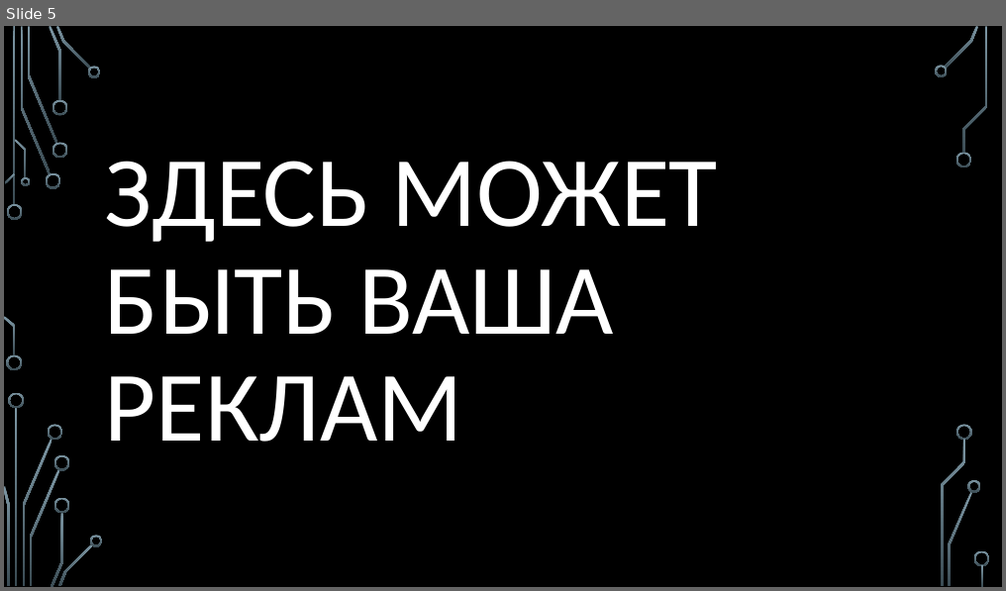
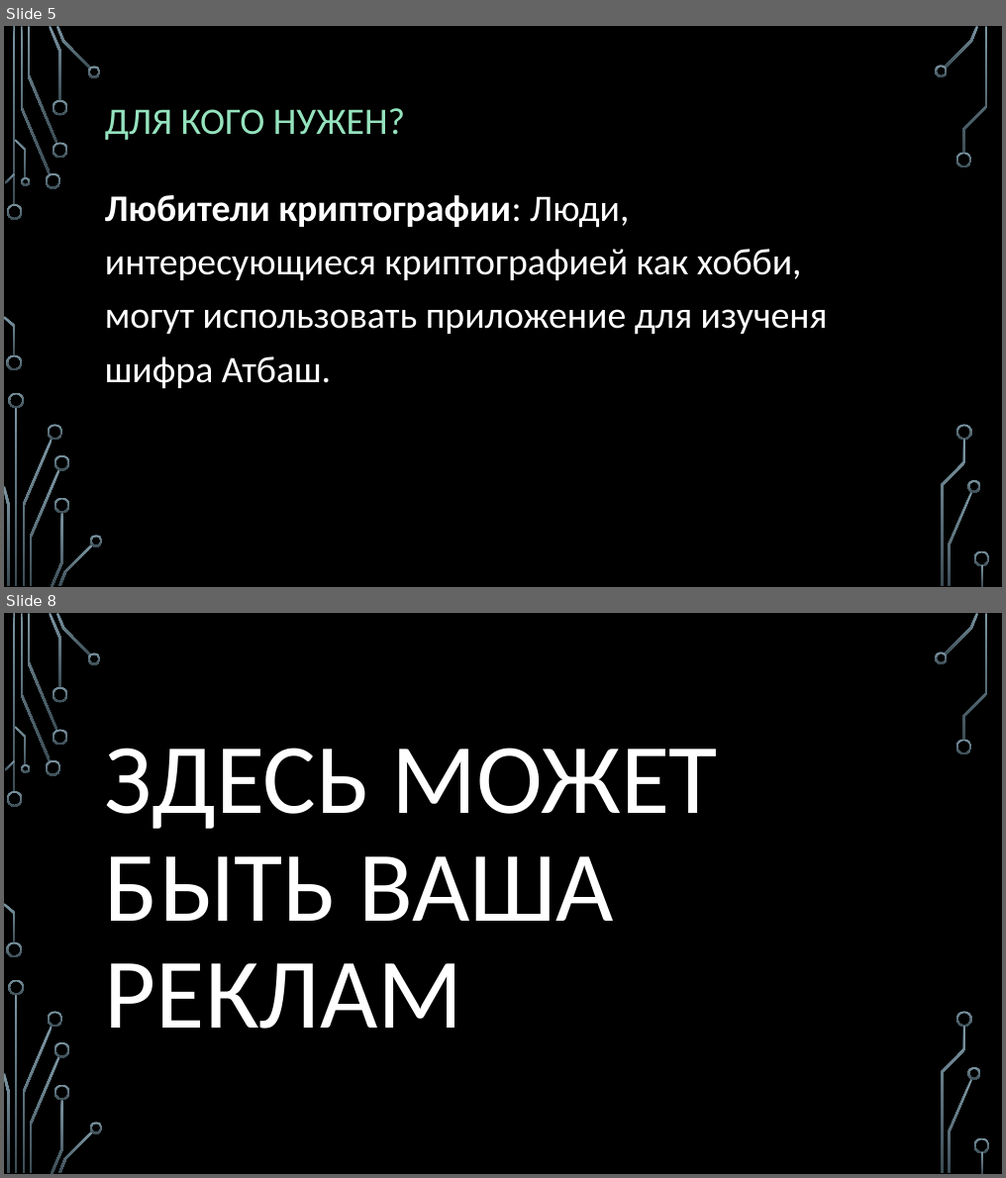
Before and after one commit to astrahanin/project-SOH, a slide deck: ПРИЛОЖЕНИЕ ДЛЯ ШИФРОВАНИЯ И РАСШИФРОВАНИЯ ШТФРОМ Атбаш.pptx. Shown one above the other, each under a label of ours: slide 5 before the commit, slides 5 and 8 after it; the slides between them are not shown. The pictures are 1006x591 and 1006x1178 pixels, drawn with LibreOffice and Linux fonts; fonts in the diff are those of the drawing; background and template pictures are left out. Boxes give left, top, right and bottom in pixels: in the first picture for what was removed or moved away, otherwise in the second. Text is boxed around its words. In the diff, an @@ line names an element or a change of style, - is before the commit and + after.

```diff
--- a/ПРИЛОЖЕНИЕ ДЛЯ ШИФРОВАНИЯ И РАСШИФРОВАНИЯ ШТФРОМ Атбаш.pptx
+++ b/ПРИЛОЖЕНИЕ ДЛЯ ШИФРОВАНИЯ И РАСШИФРОВАНИЯ ШТФРОМ Атбаш.pptx
@@ slide 5 added at [4,26,1002,587], background picture (left out); not listed: 36 template elements that a slide beside it also shows @@
@@ text added at [105,108,405,140], 36 pt, text #95E3BE @@
+ДЛЯ КОГО НУЖЕН?
@@ text added at [105,195,828,389], 36 pt, text #FFFFFF @@
+Любители криптографии: Люди, интересующиеся криптографией как хобби, могут использовать приложение для изученя шифра Атбаш.
@@ what was slide 5 is now slide 8 @@
```
Also in this commit, not shown: 5 slides changed, 6 other slides added.
